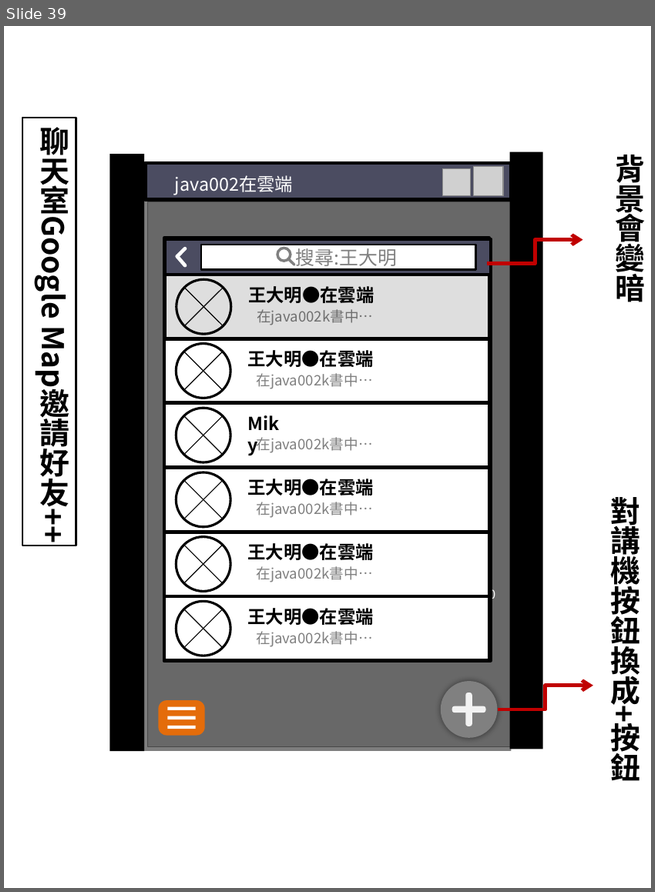
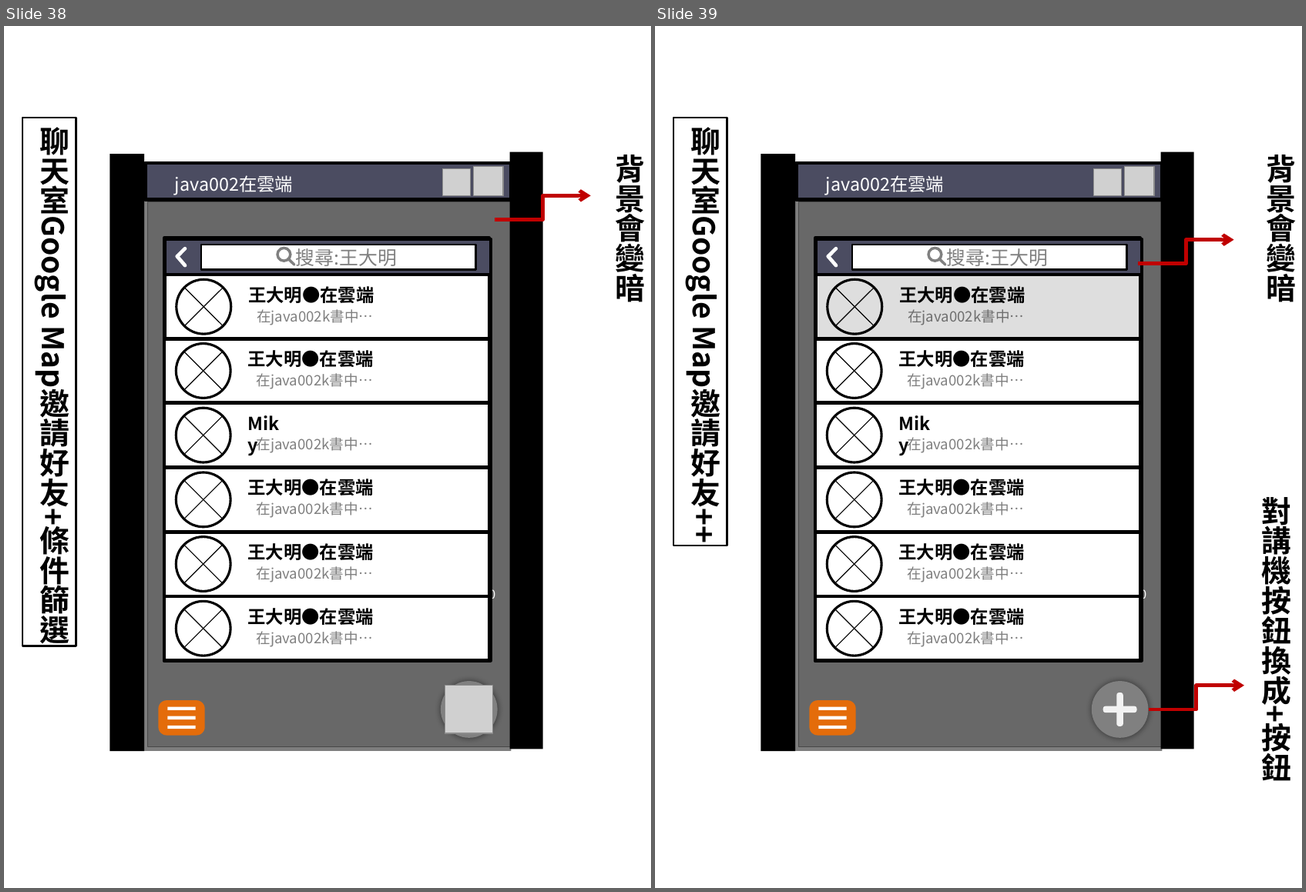
Before and after one commit to GabrielleWuHY/J2, a slide deck: ProjectA/FOuting框架圖.pptx. Shown side by side, each under a label of ours: slide 39 before the commit, slides 38 and 39 after it. The pictures are 655x892 and 1306x892 pixels, drawn with LibreOffice and Linux fonts; fonts in the diff are those of the drawing; grey boxes stand for pictures; background and template pictures are left out. Boxes give left, top, right and bottom in pixels: in the first picture for what was removed or moved away, otherwise in the second. Text is boxed around its words. In the diff, an @@ line names an element or a change of style, - is before the commit and + after.

```diff
--- a/ProjectA/FOuting框架圖.pptx
+++ b/ProjectA/FOuting框架圖.pptx
@@ slide 38 added at (4, 26, 651, 888), background picture (left out) @@
@@ rectangle added at (22, 118, 76, 646), outline #000000 1.5 pt, 25 pt, text #000000, bold @@
+聊天室Google Map邀請好友+條件篩選
@@ rectangle added at (110, 154, 145, 751), fill #000000 @@
@@ rectangle added at (146, 163, 510, 199), fill #4B4C61 @@
@@ rectangle added at (146, 163, 511, 199), outline #000000 3 pt @@
@@ rectangle added at (509, 152, 542, 750), fill #000000 @@
@@ text added at (615, 155, 645, 307), 25 pt, text #000000, bold @@
+背景會變暗
@@ text added at (175, 175, 293, 195), 15 pt, text #FFFFFF @@
+java002在雲端
@@ picture added at (443, 168, 471, 196) @@
@@ picture added at (473, 167, 502, 196) @@
@@ rectangle added at (145, 199, 511, 751), fill #0D0D0D at 53% opacity @@
@@ picture added at (148, 202, 511, 747) @@
@@ elbow arrow added from (494, 220) to (591, 196), #C00000 3 pt @@
@@ group added at (164, 239, 495, 661): 15 lines, 13 texts, 9 rectangles, 7 ellipses @@
+上午9:40
+王大明●在雲端
+在java002k書中…
+Miky
+在java002k書中…
+王大明●在雲端
+在java002k書中…
+王大明●在雲端
+在java002k書中…
+王大明●在雲端
+在java002k書中…
+王大明●在雲端
+在java002k書中…
+搜尋:王大明
@@ ellipse added at (441, 681, 498, 738), fill #808080 @@
@@ picture added at (444, 686, 493, 734) @@
@@ group added at (158, 701, 205, 736): 3 rectangles, 1 rounded rectangle @@
@@ uturn arrow added at (185, 769, 233, 804), fill #FFFFFF @@
```
Also in this commit, not shown: 12 slides changed, 2 other slides added, 1 slide removed, 2 other files.
